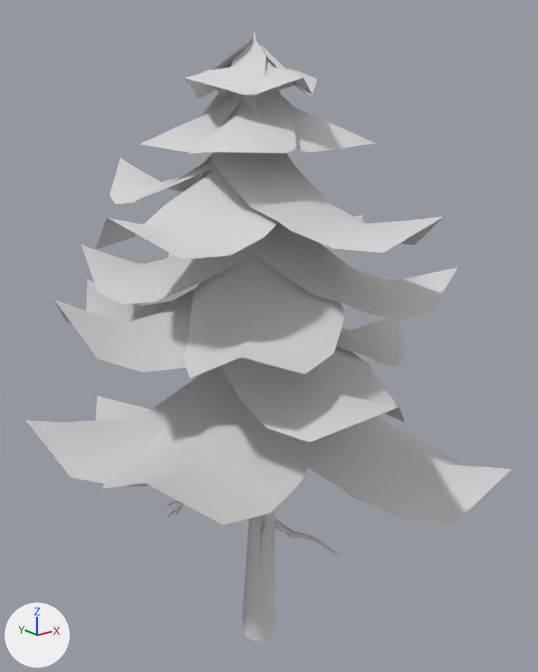
Renders of the glTF model public/glb/stylized_nature_pack/PineTree_1.glb from each side of a commit.
Before and after are seen from a camera (50 mm lens) standing at (-3.09, -4.0, 4.07) and looking at (0.12, 0.01, 2.47). Lighting does not change. The marker at lower left points along +X, +Y and +Z. Where no turn or scale is listed for an object, it has been applied to the vertices.

Script lines for the objects in view, before the commit:
```python
mat_pinetree_bark = principled_material('PineTree_Bark')
mat_pinetree_bark.base_color = (0.8, 0.8, 0.8)  # white #e7e7e7
mat_pinetree_bark.metallic = 0.4
mat_pinetree_bark.roughness = 1.0
mat_pinetree_leaves = principled_material('PineTree_Leaves')
mat_pinetree_leaves.base_color = (0.8, 0.8, 0.8)  # white #e7e7e7
mat_pinetree_leaves.metallic = 0.4
mat_pinetree_leaves.roughness = 1.0
me_pinetree_1 = bpy.data.meshes.new('PineTree_1')
me_pinetree_1.from_pydata(...)  # 1347 vertices, 2128 faces; spans x -1.49..1.49, y -1.49..1.54, z 0.0..4.51
# faces by material slot: [1496, 632]
me_pinetree_1.materials.append(mat_pinetree_bark)  # white #e7e7e7
me_pinetree_1.materials.append(mat_pinetree_leaves)  # white #e7e7e7
ob_pinetree_1 = bpy.data.objects.new('PineTree_1', me_pinetree_1)
ob_pinetree_1.location = (0.0, 0.0, 0.0)
```
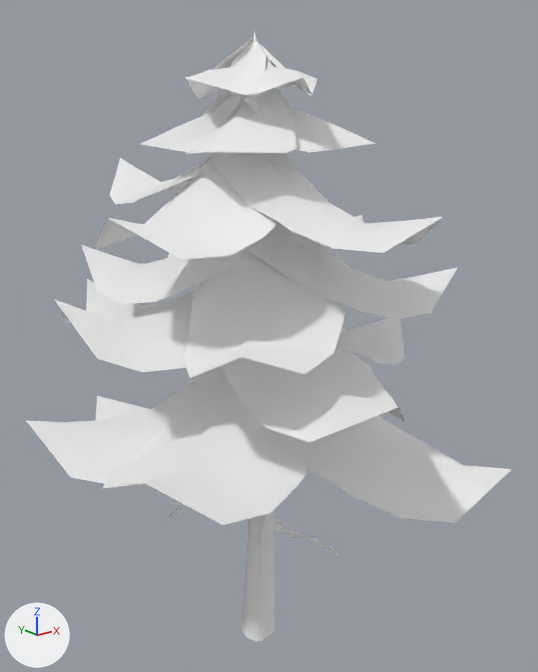
Where the newer file only moved an object's origin or applied its transform, the numbers keep the older frame.

Changed parts and their boxes [x1, y1, x2, y2] in the pictures (538 x 672 px):
```json
{"object": "PineTree_1", "change": "recoloured, surface changed", "before": [27, 33, 512, 641], "after": [27, 33, 512, 641]}
```

The change, as JSON lines over the scene's bpy script:
```json
{"op": "set", "path": "mat_pinetree_bark.base_color", "old": "(0.8, 0.8, 0.8)", "new": "(1.0, 1.0, 1.0)", "note": "white #e7e7e7 -> white #ffffff"}
{"op": "set", "path": "mat_pinetree_bark.metallic", "old": "0.4", "new": "1.0"}
{"op": "set", "path": "mat_pinetree_leaves.base_color", "old": "(0.8, 0.8, 0.8)", "new": "(1.0, 1.0, 1.0)", "note": "white #e7e7e7 -> white #ffffff"}
{"op": "set", "path": "mat_pinetree_leaves.metallic", "old": "0.4", "new": "1.0"}
```
